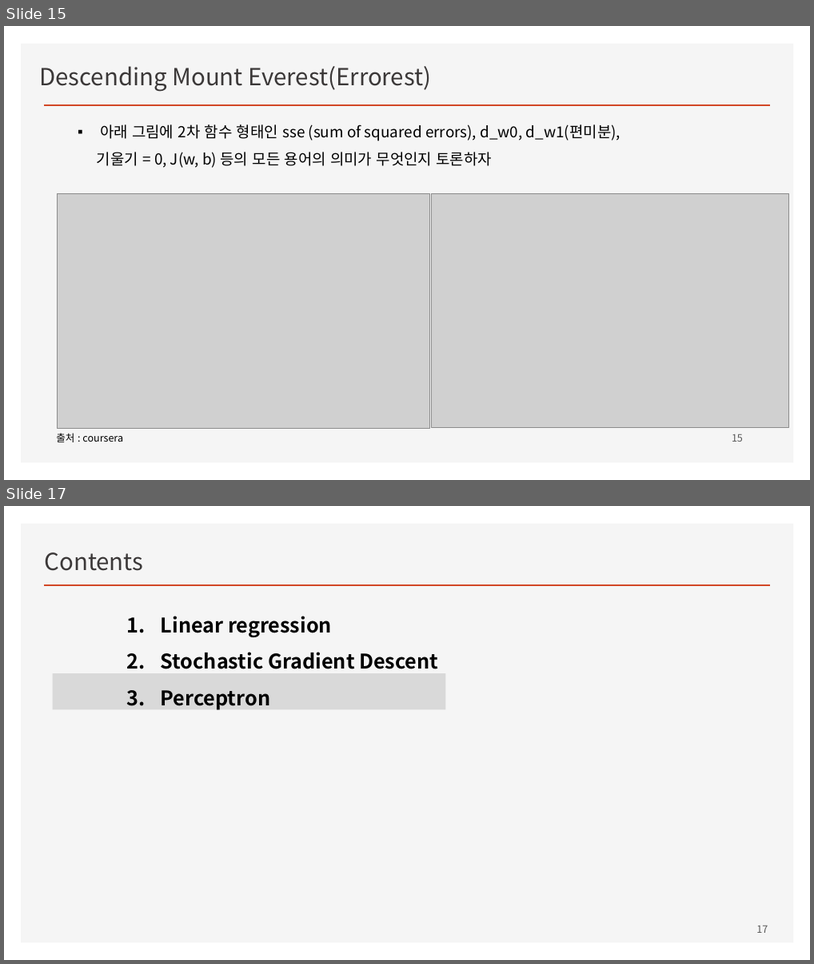
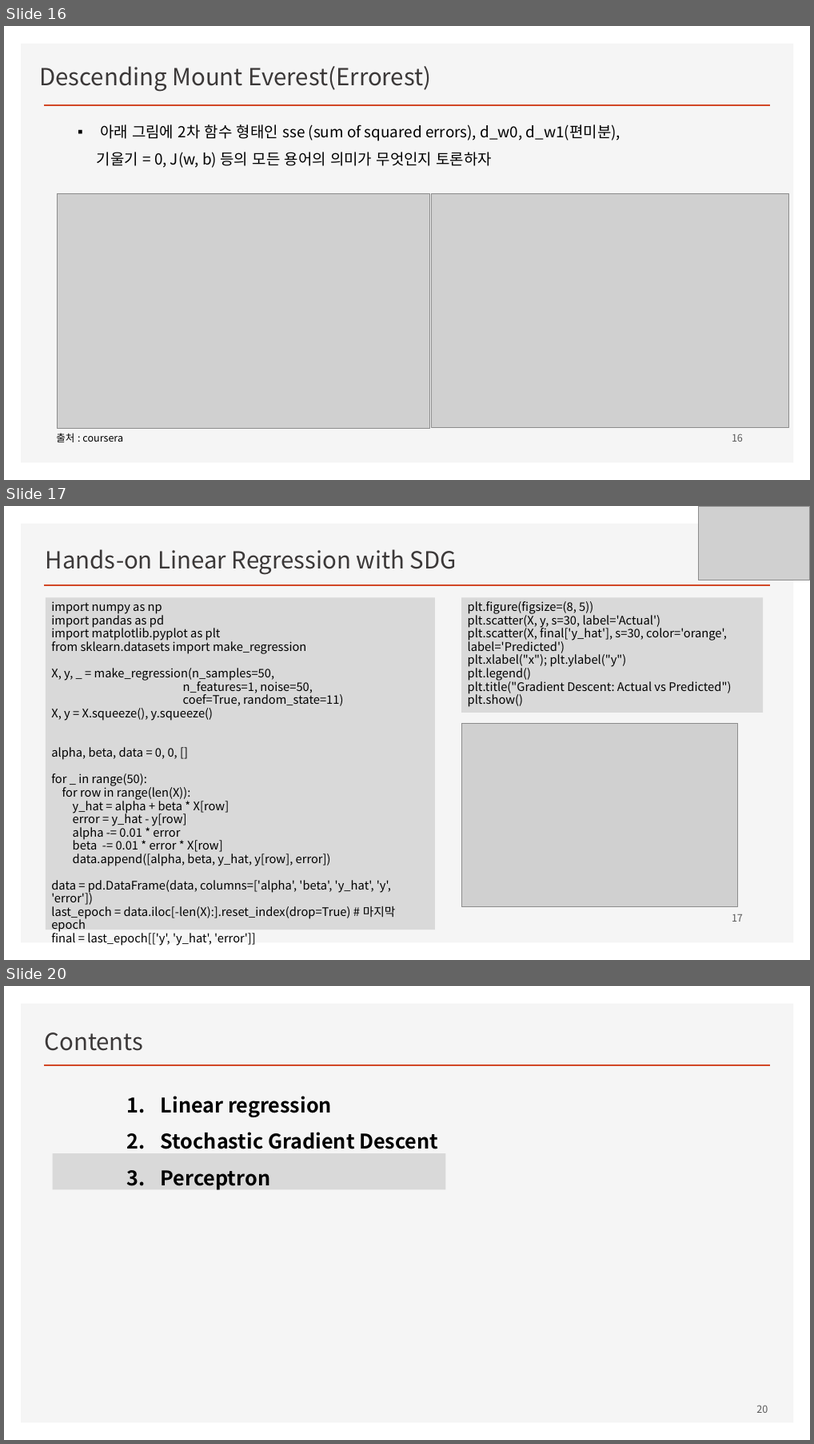
Before and after one commit to ancestor9/mathematics-for-machine-learning, a slide deck: w4_Perceptron_Regression.pptx. Shown one above the other, each under a label of ours: slides 15 and 17 before the commit, slides 16, 17 and 20 after it; the slides between them are not shown. The pictures are 814x964 and 814x1444 pixels, drawn with LibreOffice and Linux fonts; fonts in the diff are those of the drawing; grey boxes stand for pictures; background and template pictures are left out. Boxes give left, top, right and bottom in pixels: in the first picture for what was removed or moved away, otherwise in the second. Text is boxed around its words. In the diff, an @@ line names an element or a change of style, - is before the commit and + after.

```diff
--- a/w4_Perceptron_Regression.pptx
+++ b/w4_Perceptron_Regression.pptx
@@ slide 17 added at (4, 506, 810, 960), background #FFFFFF; not listed: 2 template elements that a slide beside it also shows @@
@@ picture added at (699, 507, 810, 580) @@
@@ text added at (46, 549, 457, 575), 28 pt, text #3B3838 @@
+Hands-on Linear Regression with SDG
@@ rectangle added at (46, 597, 435, 929), fill #D9D9D9, 14 pt, text #000000 @@
+import numpy as np
+import pandas as pd
+import matplotlib.pyplot as plt
+from sklearn.datasets import make_regression
+X, y, _ = make_regression(n_samples=50,
+n_features=1, noise=50,
+coef=True, random_state=11)
+X, y = X.squeeze(), y.squeeze()
+alpha, beta, data = 0, 0, []
+for _ in range(50):
+for row in range(len(X)):
+y_hat = alpha + beta * X[row]
+error = y_hat - y[row]
+alpha -= 0.01 * error
+beta -= 0.01 * error * X[row]
+data.append([alpha, beta, y_hat, y[row], error])
+data = pd.DataFrame(data, columns=['alpha', 'beta', 'y_hat', 'y', 'error'])
+last_epoch = data.iloc[-len(X):].reset_index(drop=True) # 마지막 epoch
+final = last_epoch[['y', 'y_hat', 'error']]
@@ rectangle added at (462, 597, 764, 712), fill #D9D9D9, 14 pt, text #000000 @@
+plt.figure(figsize=(8, 5))
+plt.scatter(X, y, s=30, label='Actual')
+plt.scatter(X, final['y_hat'], s=30, color='orange', label='Predicted')
+plt.xlabel("x"); plt.ylabel("y")
+plt.legend()
+plt.title("Gradient Descent: Actual vs Predicted")
+plt.show()
@@ picture added at (462, 723, 738, 907) @@
@@ page number added at (732, 914, 743, 921), 12 pt, text #595959 @@
+17
@@ what was slide 15 is now slide 16 @@
@@ page number at (732, 433, 743, 441): text changed @@
-15
+16
@@ what was slide 17 is now slide 20 @@
@@ page number at (757, 1404, 768, 1412): text changed @@
-17
+20
```
Also in this commit, not shown: 4 slides changed, 3 other slides added, 1 slide removed.
